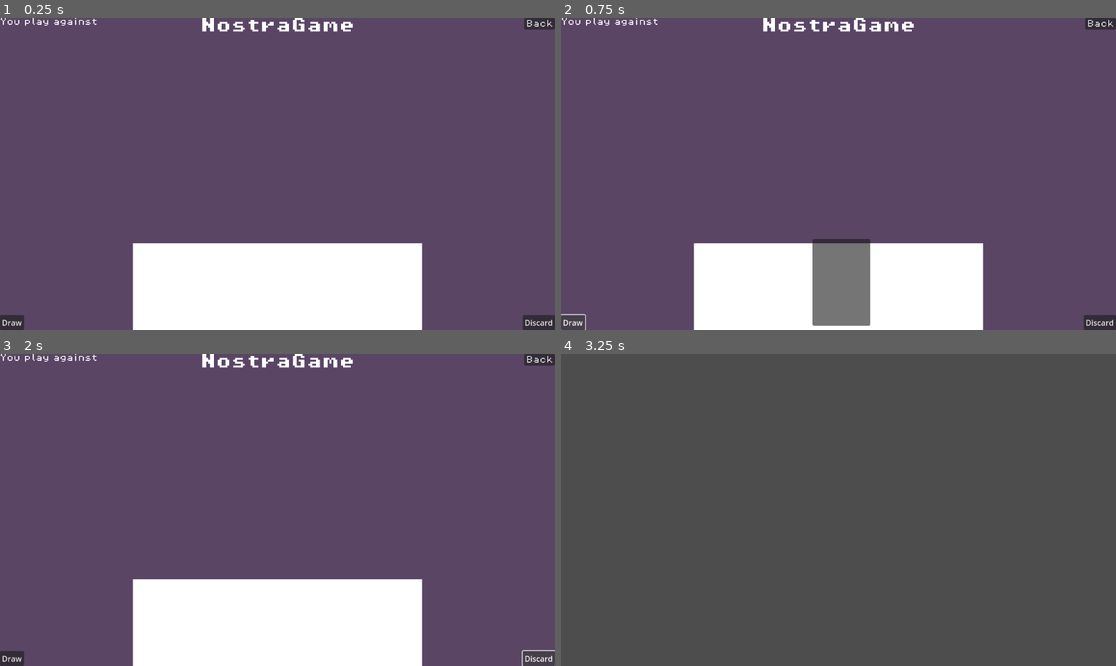
Above: before the commit, frames 1-4 (two rows, left to right).
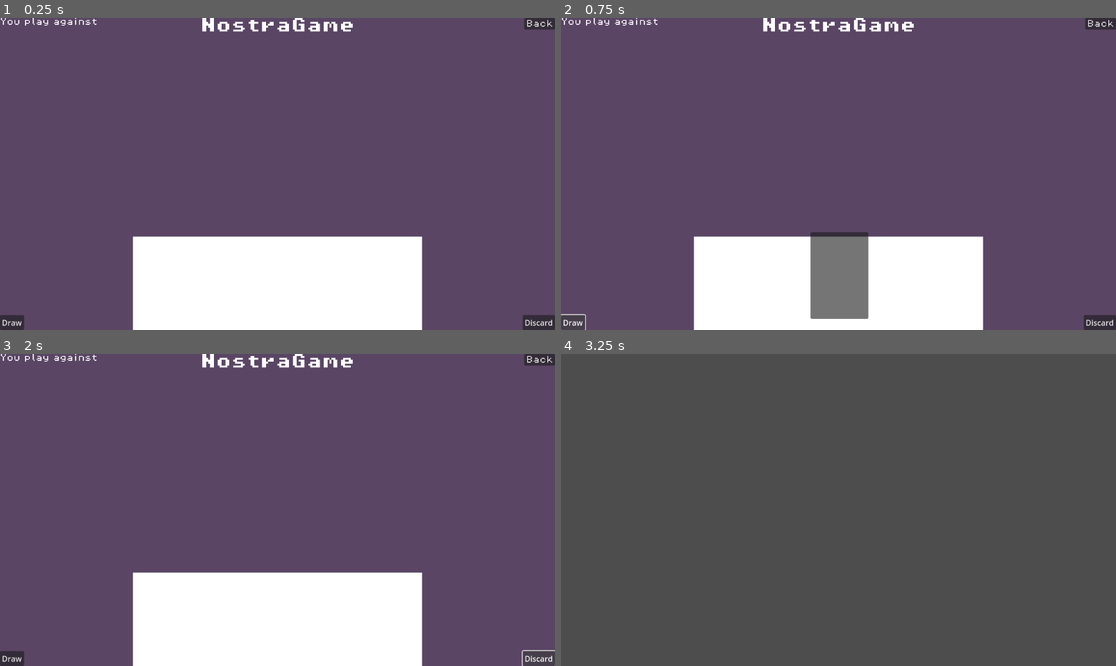
Above: after the commit, the same moments.

Repository: Dobix/godot-nostra
Game: Godot game, scene res://scenes/nostra/nostra_game.tscn
Same seed, same stepped clock (60 frames per second), same inputs: the game is played once before the commit and once after it. This scene is started directly instead of the project's main scene.
Inputs (mouse positions are in pixels of both pictures, inside the frame that each line leads up to):
- Up to frame 1 (0.25 s): no input
- Up to frame 2 (0.75 s): click "Draw" at 0.5 s
- Up to frame 3 (2 s): click "Discard" at 1.25 s
- Up to frame 4 (3.25 s): click "Back" at 2 s; tap Enter at 2.75 s; move the mouse to (960, 494) at 2.77 s; hold D (right) from 2.78 s (still down); tap E (Interact) at 2.85 s

The runs differ from the first frame. In frame 1, 1.3% of the frame differs, in the area x 23-77%, y 69-73%; in frame 2, 1.8%, in the area x 23-77%, y 68-99%; in frame 3, 1.3%; in frame 4, nothing differs.

Commit message:
added card hover effect

Diff:
--- a/scenes/nostra/card.tscn
+++ b/scenes/nostra/card.tscn
@@ -1,13 +1,71 @@
-[gd_scene load_steps=3 format=3 uid="uid://cknb61wfrkfuh"]
+[gd_scene load_steps=7 format=3 uid="uid://cknb61wfrkfuh"]
 
 [ext_resource type="Script" uid="uid://bgbqkkittmgom" path="res://scripts/card.gd" id="1_2cfb2"]
 [ext_resource type="Texture2D" uid="uid://drmn0pjiav1g4" path="res://assets/nostra/cards/01-blue.jpg" id="1_ovagr"]
 
+[sub_resource type="Animation" id="Animation_2cfb2"]
+resource_name = "hover_in"
+length = 0.1
+tracks/0/type = "value"
+tracks/0/imported = false
+tracks/0/enabled = true
+tracks/0/path = NodePath(".:scale")
+tracks/0/interp = 1
+tracks/0/loop_wrap = true
+tracks/0/keys = {
+"times": PackedFloat32Array(0, 0.1),
+"transitions": PackedFloat32Array(1, 1),
+"update": 0,
+"values": [Vector2(1, 1), Vector2(1.05, 1.05)]
+}
+
+[sub_resource type="Animation" id="Animation_l0exg"]
+length = 0.001
+tracks/0/type = "value"
+tracks/0/imported = false
+tracks/0/enabled = true
+tracks/0/path = NodePath(".:scale")
+tracks/0/interp = 1
+tracks/0/loop_wrap = true
+tracks/0/keys = {
+"times": PackedFloat32Array(0),
+"transitions": PackedFloat32Array(1),
+"update": 0,
+"values": [Vector2(1, 1)]
+}
+
+[sub_resource type="Animation" id="Animation_05jgl"]
+resource_name = "hover_out"
+length = 0.1
+tracks/0/type = "value"
+tracks/0/imported = false
+tracks/0/enabled = true
+tracks/0/path = NodePath(".:scale")
+tracks/0/interp = 1
+tracks/0/loop_wrap = true
+tracks/0/keys = {
+"times": PackedFloat32Array(0, 0.1),
+"transitions": PackedFloat32Array(1, 1),
+"update": 0,
+"values": [Vector2(1.05, 1.05), Vector2(1, 1)]
+}
+
+[sub_resource type="AnimationLibrary" id="AnimationLibrary_05jgl"]
+_data = {
+&"RESET": SubResource("Animation_l0exg"),
+&"hover_in": SubResource("Animation_2cfb2"),
+&"hover_out": SubResource("Animation_05jgl")
+}
+
 [node name="Card" type="Panel"]
 custom_minimum_size = Vector2(120, 180)
-offset_right = 100.0
-offset_bottom = 140.0
-pivot_offset = Vector2(50, 140)
+anchors_preset = -1
+anchor_right = 0.104
+anchor_bottom = 0.278
+offset_right = -19.808
+offset_bottom = -40.144
+pivot_offset = Vector2(60, 180)
+size_flags_horizontal = 4
 script = ExtResource("1_2cfb2")
 
 [node name="TextureRect" type="TextureRect" parent="."]
@@ -20,3 +78,11 @@
 grow_vertical = 2
 texture = ExtResource("1_ovagr")
 expand_mode = 1
+
+[node name="AnimationPlayer" type="AnimationPlayer" parent="."]
+libraries = {
+&"": SubResource("AnimationLibrary_05jgl")
+}
+
+[connection signal="mouse_entered" from="." to="." method="_on_mouse_entered"]
+[connection signal="mouse_exited" from="." to="." method="_on_mouse_exited"]
--- a/scripts/card.gd
+++ b/scripts/card.gd
@@ -3,9 +3,11 @@
 
 @export var image: Texture2D
 @onready var texture_rect: TextureRect = $TextureRect
+@onready var anim: AnimationPlayer = $AnimationPlayer
 
 func _ready() -> void:
 	texture_rect.texture = image
+	scale = Vector2.ONE
 
 func apply_card_size(size: Vector2) -> void:
 	custom_minimum_size = size
@@ -16,3 +18,10 @@
 	var card_height := hand_size.y * scale_factor
 	var aspect_ratio := 120.0 / 180.0  # original width / height
 	return Vector2(card_height * aspect_ratio, card_height)
+
+
+func _on_mouse_entered() -> void:
+	anim.play("hover_in")
+
+func _on_mouse_exited() -> void:
+	anim.play("hover_out")
--- a/scripts/hand.gd
+++ b/scripts/hand.gd
@@ -21,7 +21,7 @@
 
 func _update_hand_size() -> void:
 	var screen_size = get_viewport().get_visible_rect().size
-	size = Vector2(screen_size.x * 0.50, screen_size.y * 0.25)
+	size = Vector2(screen_size.x * 0.50, screen_size.y * 0.30)
 	position = Vector2(
 		(screen_size.x - size.x) / 2,
 		screen_size.y - size.y
--- a/scripts/nostra_game.gd
+++ b/scripts/nostra_game.gd
@@ -34,9 +34,9 @@
 	#for card in npc_deck:
 		#print(" - ", card.name+" ", card.color)
 	#
-	print("Player Hand:")
-	for c in player_hand:
-		print(c.name+" ", c.color)
+	#print("Player Hand:")
+	#for c in player_hand:
+		#print(c.name+" ", c.color)e
 #
 	#print("NPC Hand:")
 	#for c in npc_hand:
